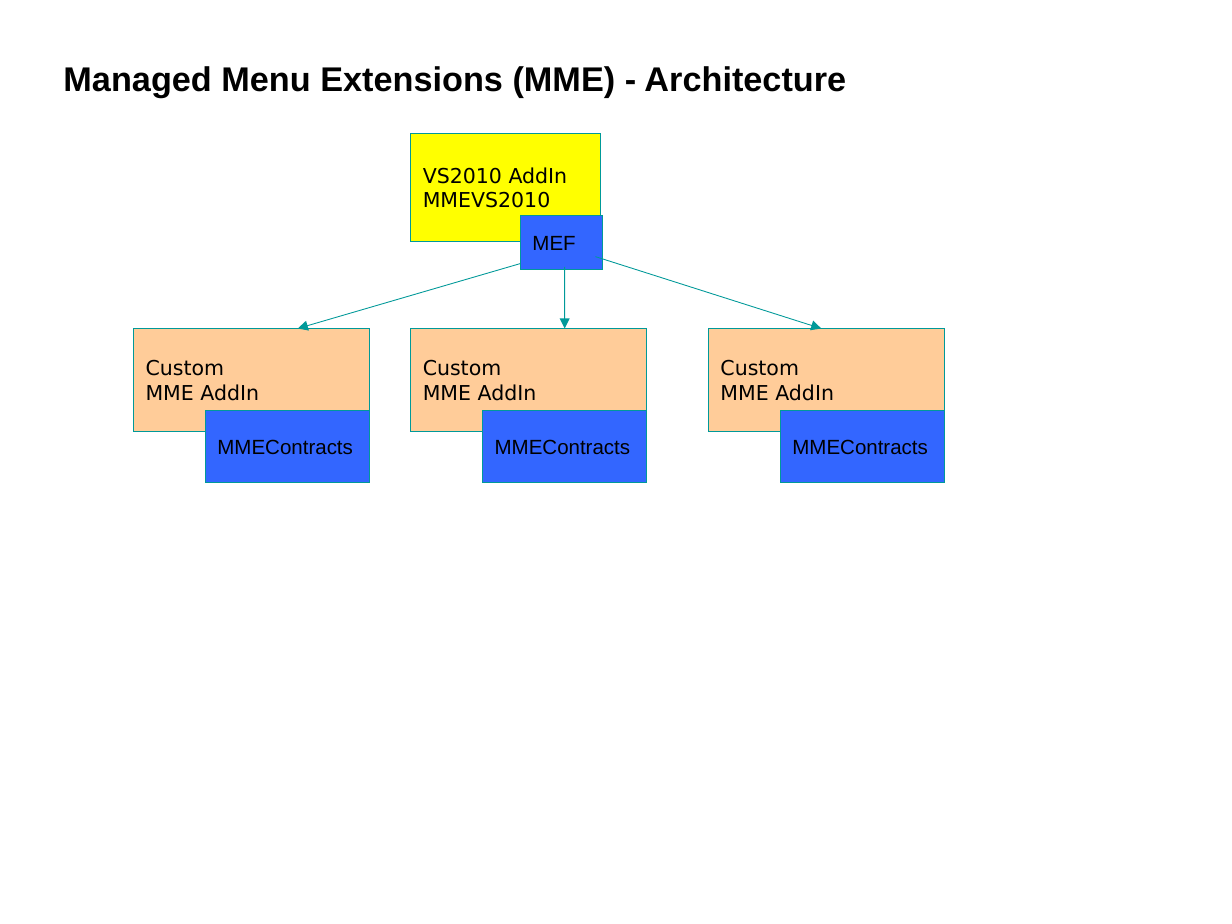
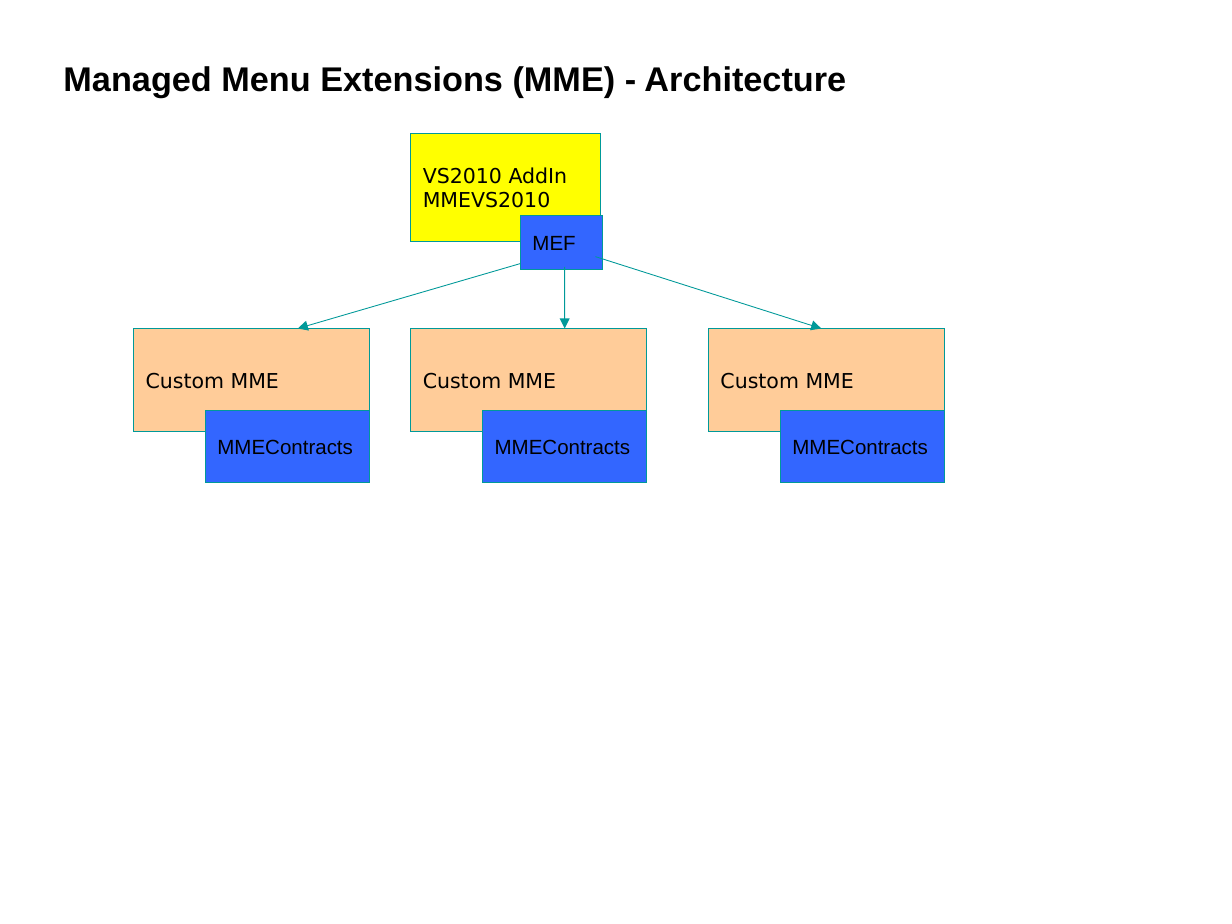
Before and after one commit to Jeern/MME, a slide deck: slide 1 of Lib/MME.pptx. Drawn at 1232x924 pixels with LibreOffice and Linux fonts; fonts in the diff are those of the drawing. Boxes give left, top, right and bottom in pixels: in the first picture for what was removed or moved away, otherwise in the second. Text is boxed around its words. In the diff, an @@ line names an element or a change of style, - is before the commit and + after.

```diff
--- a/Lib/MME.pptx
+++ b/Lib/MME.pptx
@@ text in rectangle at [146,372,279,389]: text changed @@
-Custom
-MME AddIn
+Custom MME
@@ text in rectangle at [423,372,556,389]: text changed @@
-Custom
-MME AddIn
+Custom MME
@@ text in rectangle at [720,372,854,389]: text changed @@
-Custom
-MME AddIn
+Custom MME
```
Also in this commit, not shown: 2 other files.
